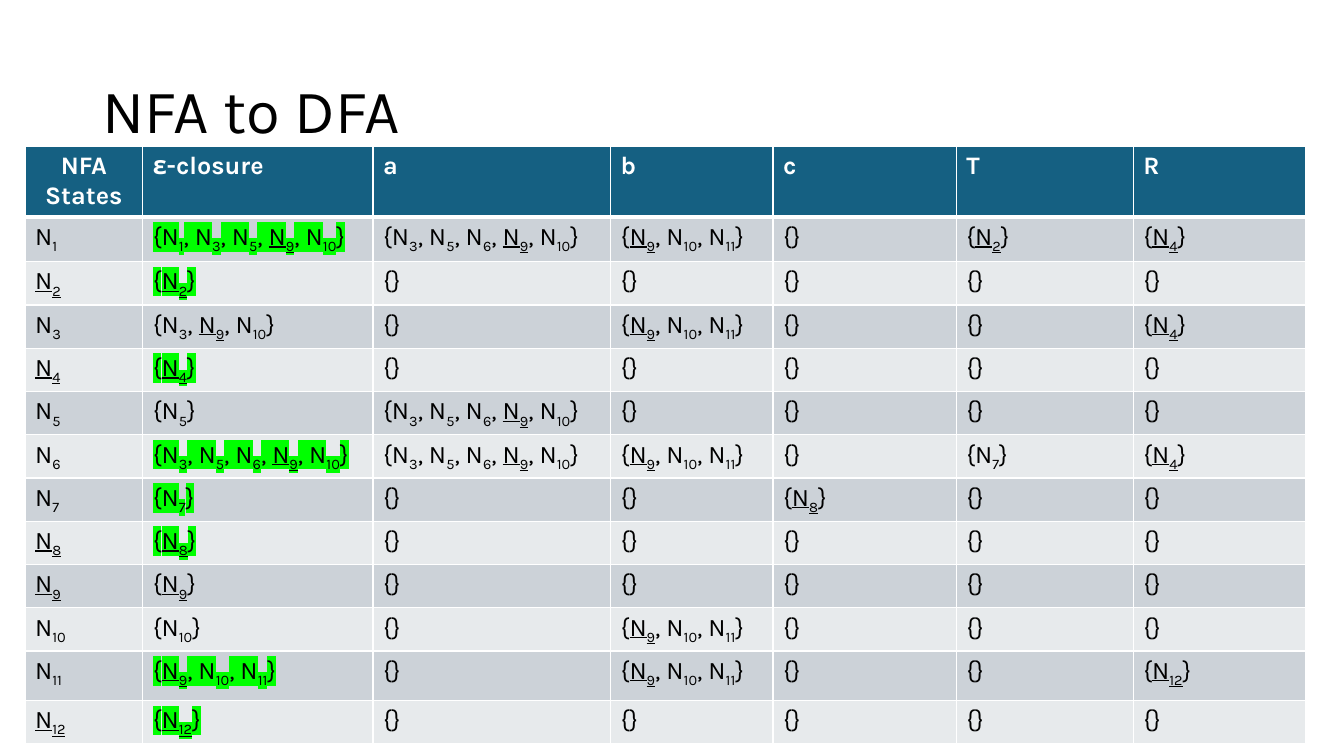
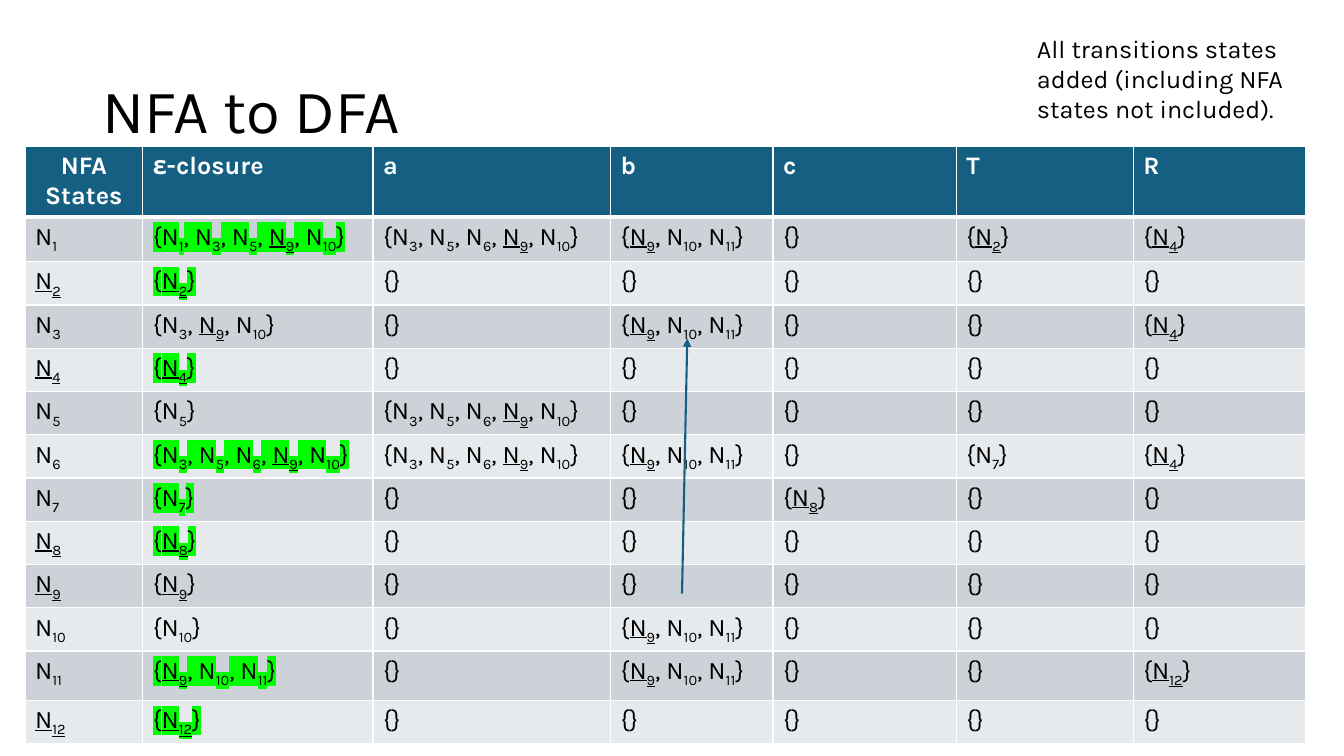
Before and after one commit to Danieldv-s/Research-Materials, a slide deck: slide 36 of Syntax-Analysis/Section2.13Expansion.pptx (slide 29 before the commit). Drawn at 1344x756 pixels with LibreOffice and Linux fonts; fonts in the diff are those of the drawing. Boxes give left, top, right and bottom in pixels: in the first picture for what was removed or moved away, otherwise in the second. Text is boxed around its words. In the diff, an @@ line names an element or a change of style, - is before the commit and + after.

```diff
--- a/Syntax-Analysis/Section2.13Expansion.pptx
+++ b/Syntax-Analysis/Section2.13Expansion.pptx
@@ text added at box(1037, 40, 1282, 121), 18 pt, text #000000 @@
+All transitions states added (including NFA states not included).
@@ arrow added from (683, 594) to (688, 339), #156082 1.5 pt @@
```
Also in this commit, not shown: 33 other slides changed, 11 slides added.
